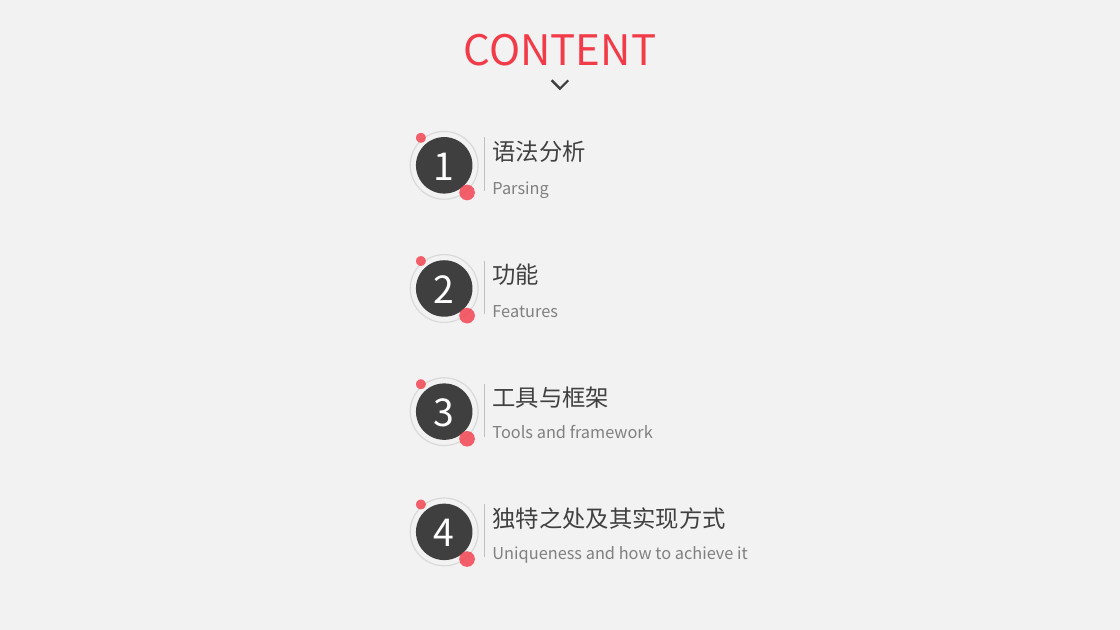
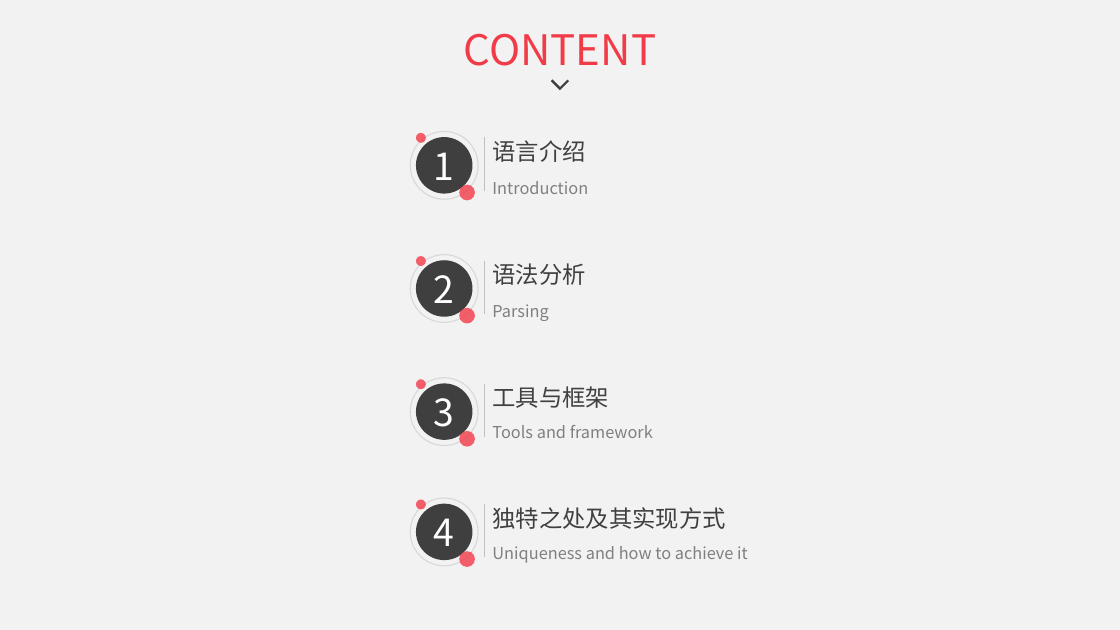
Before and after one commit to Skyminers/SkyCompiler, a slide deck: slide 2 of doc/SkyCompiler.pptx. Drawn at 1120x630 pixels with LibreOffice and Linux fonts; fonts in the diff are those of the drawing. Boxes give left, top, right and bottom in pixels: in the first picture for what was removed or moved away, otherwise in the second. Text is boxed around its words. In the diff, an @@ line names an element or a change of style, - is before the commit and + after.

```diff
--- a/doc/SkyCompiler.pptx
+++ b/doc/SkyCompiler.pptx
@@ text at <box>492,140,585,162</box>: text changed @@
-语法分析
+语言介绍
@@ text added at <box>492,181,588,194</box>, 14 pt, text #808080 @@
+Introduction
@@ text at <box>492,263,585,285</box>: text changed @@
-功能
+语法分析
@@ text "Parsing": place and size @@
-text "Parsing" at <box>492,181,548,198</box>
+text "Parsing" at <box>492,304,548,321</box>
@@ text removed at <box>492,305,558,317</box> @@
-Features
```
Also in this commit, not shown: 3 other slides changed, 9 slides added, 2 slides removed, 1 other file.
